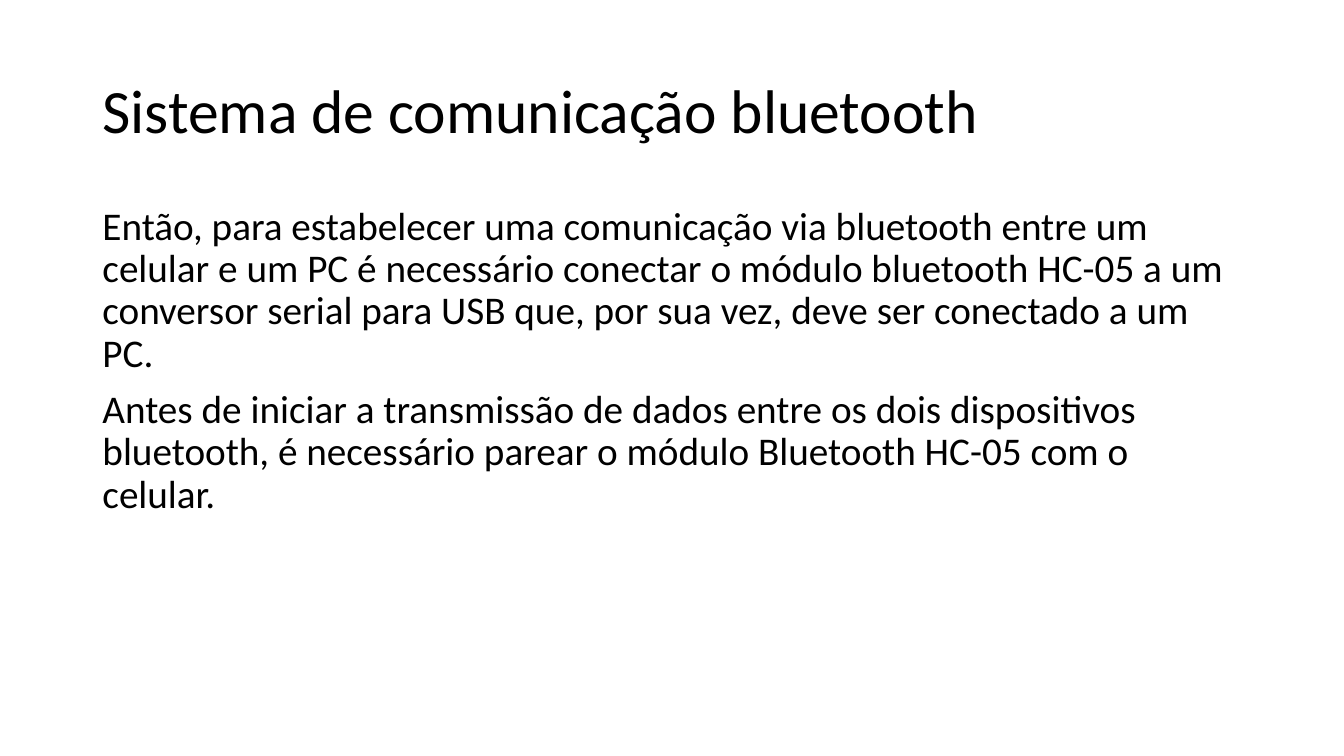
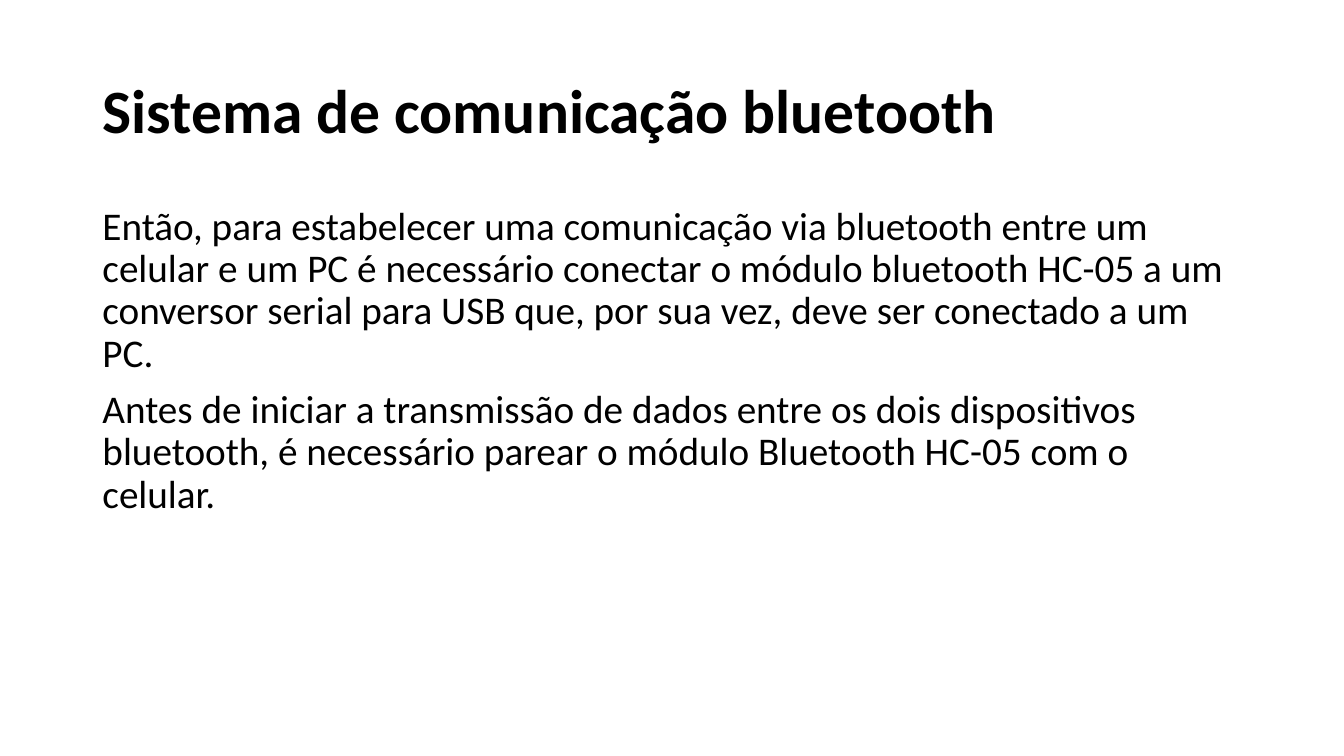
Before and after one commit to salmo-jr/public-slides, a slide deck: slide 20 of arduino-bluetooth.pptx. Drawn at 1344x756 pixels with LibreOffice and Linux fonts; fonts in the diff are those of the drawing. Boxes give left, top, right and bottom in pixels: in the first picture for what was removed or moved away, otherwise in the second. Text is boxed around its words. In the diff, an @@ line names an element or a change of style, - is before the commit and + after.

```diff
--- a/arduino-bluetooth.pptx
+++ b/arduino-bluetooth.pptx
@@ title "Sistema de comunicação bluetooth" at [102, 89, 996, 144]: bold on @@
```
Also in this commit, not shown: 59 other slides changed.
